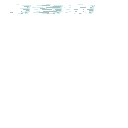
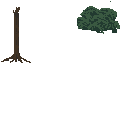
Layered file, before and after one edit (128px x 128px). Changes by layer:
hid "Effects" over [10, 4, 95, 14]
added layer "Trees" over [1, 1, 120, 63]
